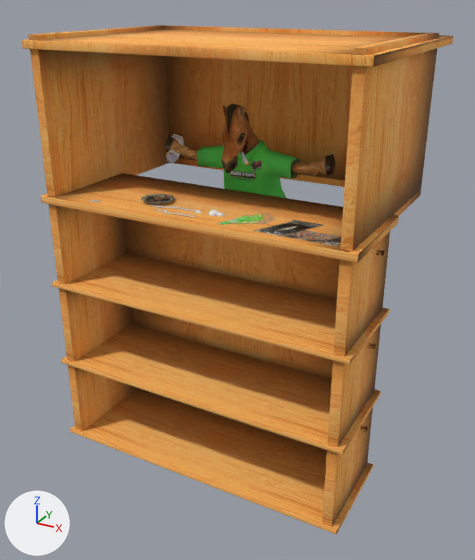
What one commit did to the glTF model public/BG.glb.
One viewpoint serves both versions: a 50 mm lens placed at (5.67, -10.25, 3.49), pointed at (0.0, 0.06, -1.67). Arrows for +X, +Y and +Z are at lower left; the lights stay in place. Where no turn or scale is listed for an object, it has been applied to the vertices. Vertices at the same position are counted once.

The older version as bpy lines, for what is in view:
```python
ob_ashtray01a = bpy.data.objects.new('ashtray01a', me_ashtray01a)
ob_ashtray01a.location = (-0.94, -1.12, 0.14)
ob_circle_005 = bpy.data.objects.new('Circle.005', me_circle_005)
ob_circle_005.location = (-1.56, 0.24, 0.52)
ob_cube_001 = bpy.data.objects.new('Cube.001', me_cube_009)
ob_cube_001.location = (0.0, -0.87, 0.0)
ob_cube_004 = bpy.data.objects.new('Cube.004', me_horse)
ob_cube_004.location = (0.0, 0.53, -0.16)
ob_cube_006 = bpy.data.objects.new('Cube.006', me_cube_006)
ob_cube_006.location = (0.12, -1.26, -0.04)
ob_cube_009 = bpy.data.objects.new('Cube.009', me_cube_010)
ob_cube_009.location = (0.0, -0.87, -1.68)
```
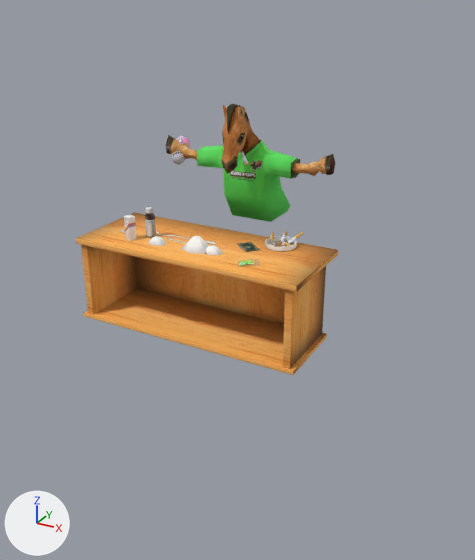
The newer file is also rescaled (x1.4), turned or shifted as a whole; pictures and numbers use the older file's frame.

Changed parts and their boxes (x1, y1, x2, y2) in the pictures (475 x 560 px; the box of a moved part takes in the faces that stretch with it):
'Cube.009', deleted (orange): before (49, 204, 390, 534)
'Cube.001', deleted (orange): before (22, 25, 453, 263)
'shelf', added (orange): after (81, 245, 327, 375)
'barTop', added (orange): after (76, 212, 338, 292)
'topstuff', added: after (120, 207, 303, 266)
'Cube.006', deleted: before (89, 200, 341, 246)
'Circle.005', reshaped: before (166, 134, 184, 163); after (172, 136, 190, 165)
'ashtray01a', deleted: before (141, 194, 175, 204)
part 1 of me_horse, moved or reshaped: (227, 106, 250, 134) in both
part 2 of me_circle_005, moved or reshaped: before (167, 134, 184, 162); after (176, 136, 190, 145)
part 3 of me_circle_005, rebuilt: before (166, 135, 184, 163); after (172, 137, 190, 165)

The change in detail:
Picture 'maka' (img_maka) is new.
Material 'Material.010' (mat_material_010) is new.
Its texture is img_tischstuff.
Material 'Material.009' (mat_material_009) is new.
Its texture is img_maka.
me_horse is used by ob_cube_004; location (0.0, 0.53, -0.16).
me_horse had 214 vertices, 396 faces and spanned x -1.7..1.7, y -0.9..0.57, z -0.42..1.87.
me_horse now has 223 vertices, 402 faces and spans x -1.7..1.7, y -0.9..0.57, z -0.42..1.87.
Part 1, on me_horse:
20 faces are deleted.
9 vertices are added at x -0.04..0.04, y -0.8..0.11, z 1.18..1.77.
26 new faces join them, mat_icon_icn_001 (picture img_tex).
me_circle_005 is used by ob_circle_005; location (-1.56, 0.24, 0.52).
me_circle_005 had 30 vertices, 28 faces and spanned x -0.388..0.093, y -0.053..0.639, z -0.11..0.356.
me_circle_005 now has 30 vertices, 32 faces and spans x -0.237..0.243, y -0.053..0.639, z -0.132..0.334.
me_circle_005 part 2: the loose piece of 12 vertices spanning x -0.388..0.074, y -0.012..0.639, z -0.095..0.356 is moved by (0.151, 0.0, -0.022).
me_circle_005 part 3: the loose piece of 12 vertices spanning x -0.364..0.093, y -0.053..0.588, z -0.11..0.337 is rebuilt with 12 vertices and now spans x -0.214..0.243, y -0.053..0.588, z -0.132..0.315.
Mesh me_cube_006_1 is new.
It has 1631 vertices, 3153 faces and spans x -1.86..1.53, y -0.51..1.08, z -0.03..0.58.
Faces by material slot: [40, 610, 2503].
It uses material mat_material_001 (picture img_tischstuff).
It uses material mat_material_009 (picture img_maka).
It uses material mat_material_010 (picture img_tischstuff).
Mesh me_cube_010_1 is new.
It has 189 vertices, 356 faces and spans x -2.14..2.14, y -0.71..0.71, z -0.03..1.48.
It uses material mat_material_006 (picture img_wood0).
Mesh me_cube_009_1 is new.
It has 68 vertices, 132 faces and spans x -2.14..2.14, y -0.71..1.0, z -0.05..0.05.
It uses material mat_material_006 (picture img_wood0).
Object 'ashtray01a' (ob_ashtray01a) is deleted.
Object 'Cube.006' (ob_cube_006) is deleted.
Object 'Cube.001' (ob_cube_001) is deleted.
Object 'Cube.009' (ob_cube_009) is deleted.
Object 'topstuff' (ob_topstuff) is new; it shows me_cube_006_1.
Its location is (-0.01, -1.27, -0.58).
Object 'shelf' (ob_shelf) is new; it shows me_cube_010_1.
Its location is (-0.01, -1.27, -2.06).
Object 'barTop' (ob_bartop) is new; it shows me_cube_009_1.
Its location is (-0.01, -1.27, -0.58).
